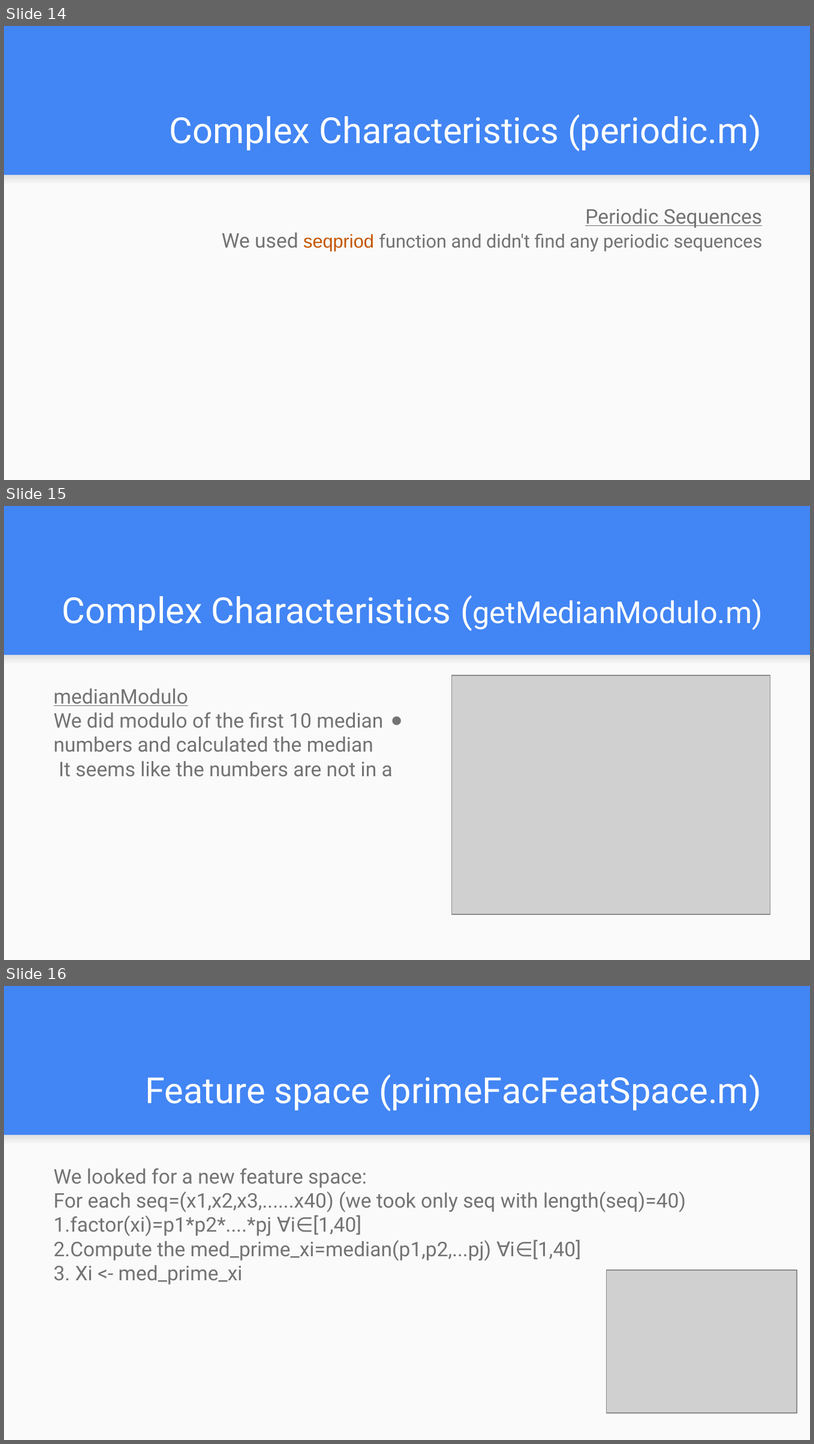
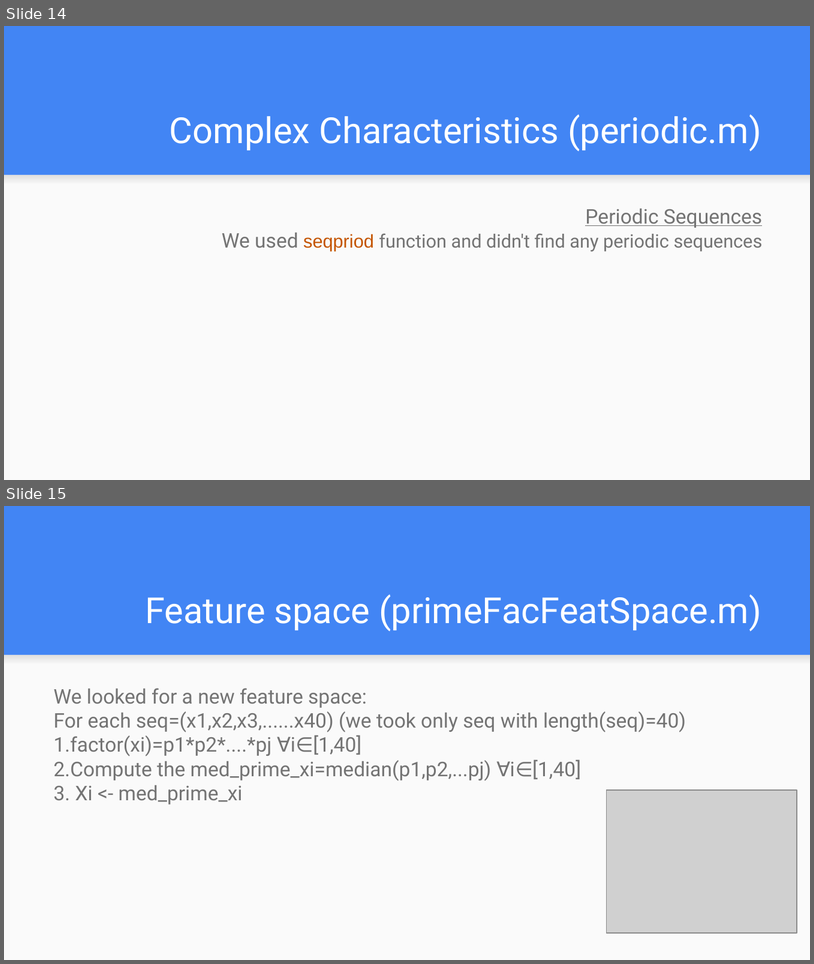
Before and after one commit to orzuk/OEIS, a slide deck: Filtering and summary statistics/filtering+stats.pptx. Shown one above the other, each under a label of ours: slides 14, 15 and 16 before the commit, slides 14 and 15 after it. The pictures are 814x1444 and 814x964 pixels, drawn with LibreOffice and Linux fonts; fonts in the diff are those of the drawing; grey boxes stand for pictures. Boxes give left, top, right and bottom in pixels: in the first picture for what was removed or moved away, otherwise in the second. Text is boxed around its words. In the diff, an @@ line names an element or a change of style, - is before the commit and + after.

```diff
--- a/Filtering and summary statistics/filtering+stats.pptx
+++ b/Filtering and summary statistics/filtering+stats.pptx
@@ slide 15 removed at (4, 506, 810, 960), background #4285F4; not listed: 2 template elements that a slide beside it also shows @@
@@ text removed at (62, 596, 763, 630) @@
-Complex Characteristics (getMedianModulo.m)
@@ picture removed at (452, 675, 771, 914) @@
@@ text removed at (54, 688, 393, 777) @@
-medianModulo
-● We did modulo of the first 10 median
-numbers and calculated the median
-It seems like the numbers are not in a
-uniform or normal distribution
@@ what was slide 16 is now slide 15 @@
```
Also in this commit, not shown: 1 slide changed.
